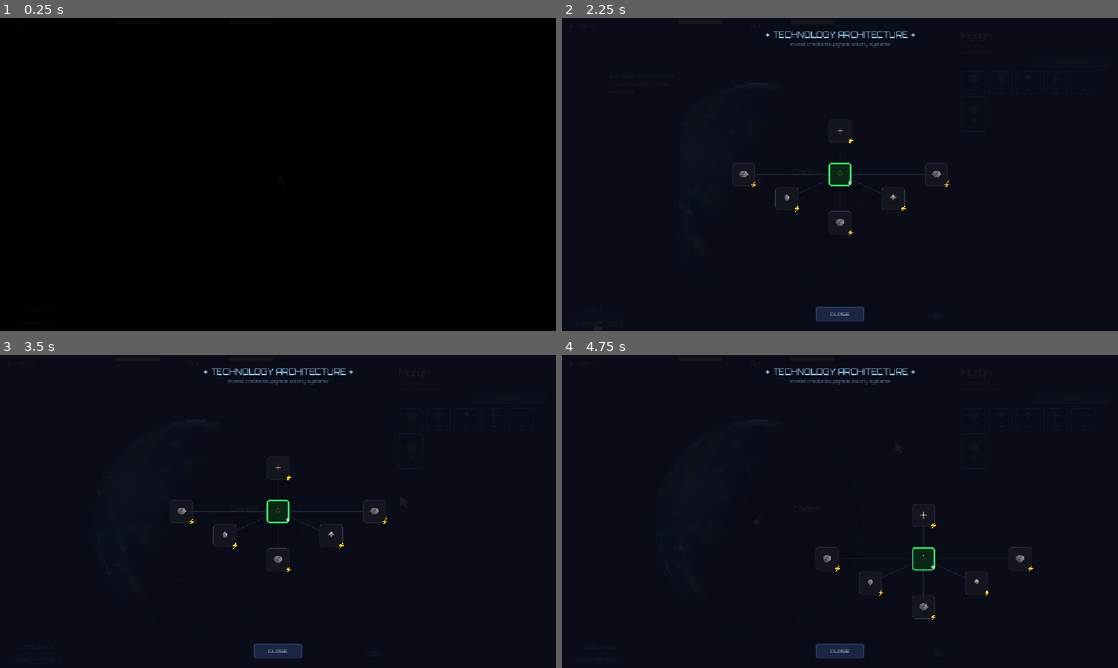
Above: before the commit, frames 1-4 (two rows, left to right).
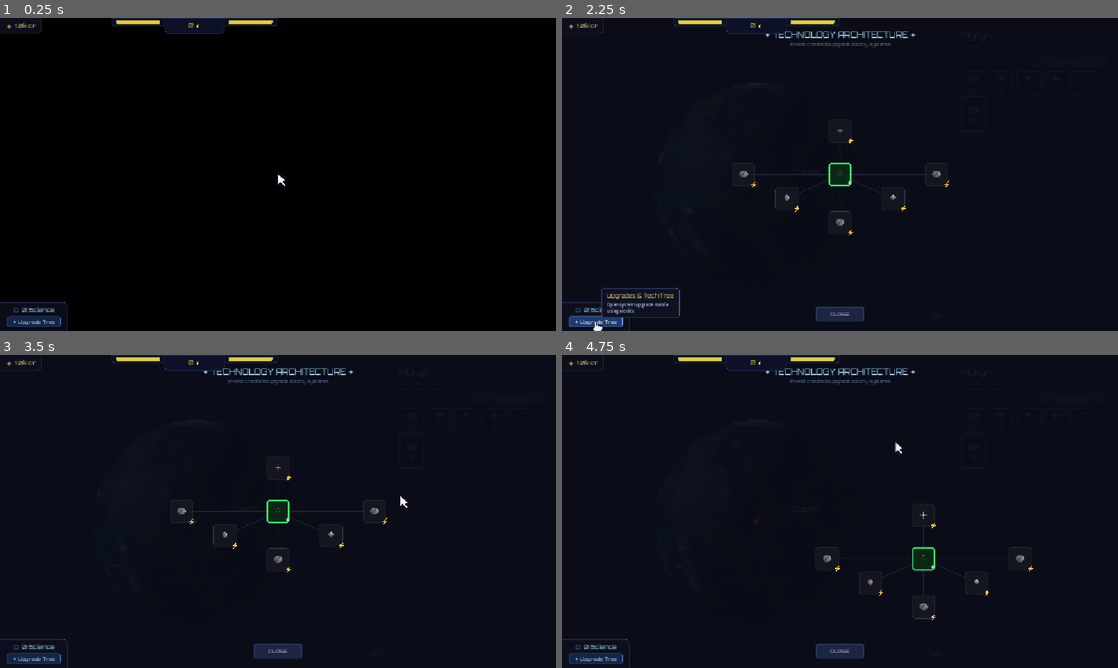
Above: after the commit, the same moments.

Repository: Sasete/Voidle
Game: Godot game, scene res://scenes/galaxy/GalaxyView.tscn
Two runs of this game, one before a commit and one after it. Both use one fixed random seed, a clock stepped at 60 frames per second and the inputs below.
Inputs (mouse positions are in pixels of both pictures, inside the frame that each line leads up to):
- Up to frame 1 (0.25 s): no input
- Up to frame 2 (2.25 s): click "DETAILS" at 0.5 s; click "INVENTORY" at 1.25 s; click "✦ Upgrade Tree" at 2 s
- Up to frame 3 (3.5 s): tap Enter at 2.75 s; move the mouse to (400, 495) at 2.77 s; hold Up from 2.78 s (still down); tap C at 2.85 s; click (400, 495) at 2.92 s
- Up to frame 4 (4.75 s): release Up at 3.5 s; tap Space at 3.5 s; drag from (728, 527) to (812, 574) at 3.52 s; move the mouse to (895, 442) at 4.27 s; hold Up from 4.28 s (still down); tap C at 4.35 s; click (895, 442) at 4.42 s

The runs differ from the first frame. In frame 1, 2.0% of the frame differs, in the area x 0-52%, y 0-100%; in frame 2, 1.3%; in frame 3, 1.0%; in frame 4, 1.0%.

Commit message:
Almost ready for contents

Diff:
--- a/resources/districts/space_station_district.tres
+++ b/resources/districts/space_station_district.tres
@@ -12,6 +12,6 @@
 base_cost = 800.0
 construction_duration = 30.0
 is_orbital = true
-max_per_planet = 1
+max_per_planet = 2
 building_ids = Array[String]([])
 name_pool = Array[String](["Alpha Station", "Beta Station", "Orbital Hub", "Outpost Prime", "Helix Platform", "Apex Outpost", "Zenith Base"])
--- a/scripts/planetary/OrbitalLayer.gd
+++ b/scripts/planetary/OrbitalLayer.gd
@@ -621,12 +621,12 @@
 	for poi: POIData in pd.custom_pois:
 		if not poi.is_orbital():
 			continue
+		if poi.constructing:
+			continue   # hidden while rocket is in flight; deploy anim plays on arrival
 		var is_selected: bool = poi.label == _selected_station
 		var is_hovered:  bool = poi.label == _hovered_station
 		var col: Color
-		if poi.constructing:
-			col = Color(0.70, 0.70, 0.35, 0.75)
-		elif is_selected:
+		if is_selected:
 			col = Color(1.0, 0.92, 0.30, 1.0)   # gold — matches ship selected
 		elif is_hovered:
 			col = Color(1.0, 0.95, 0.5, 0.90)
--- a/scripts/planetary/PlanetaryView.gd
+++ b/scripts/planetary/PlanetaryView.gd
@@ -25,6 +25,8 @@
 ## Tracks which district POI is currently shown in the district panel.
 ## Used by _on_building_constructed to refresh panel without DOM traversal.
 var _active_district_poi: POIData = null
+var _top_tab_active: String = "DETAILS"    # "DETAILS" or "INVENTORY"
+var _inner_tab_active: String = "SURFACE"  # "SURFACE" or "ORBITAL"
 var _overview_energy_val: Label = null   # kept for live energy updates
 var _orbital_layer: OrbitalLayer = null
 var _mission_builder_overlay: Control = null  # non-null while Mission Builder is open
@@ -209,6 +211,9 @@
 			_back_charge = 0
 
 func load_planet(data: PlanetData) -> void:
+	if current_data == null or current_data.seed != data.seed:
+		_top_tab_active   = "DETAILS"
+		_inner_tab_active = "SURFACE"
 	current_data = data
 	_active_district_poi = null   # clear stale reference on planet switch
 	_open_mineral_switchers.clear()
@@ -492,7 +497,6 @@
 	poi.construct_duration = def.construction_duration
 
 	if def.is_orbital:
-		# Temp orbit params; _finish_rocket_anim will overwrite with analytically-computed values
 		var rng := RandomNumberGenerator.new()
 		rng.seed = data.seed ^ 0xC4F3A1
 		poi.orbit_angle       = rng.randf_range(0.0, TAU)
@@ -502,9 +506,23 @@
 		poi.orbit_radius      = 1.06
 		poi.light_intensity   = 0.0
 		poi.manual_position   = true
+		# Pick a surface district as the launch pad (prefer Capital, else first surface POI)
+		var surface_pois_launch: Array[POIData] = []
+		for p: POIData in data.custom_pois:
+			if not p.is_orbital() and not p.constructing:
+				surface_pois_launch.append(p)
+		var launch_poi: POIData = null
+		for p: POIData in surface_pois_launch:
+			if p.label.to_lower().contains("capital"):
+				launch_poi = p; break
+		if launch_poi == null and not surface_pois_launch.is_empty():
+			launch_poi = surface_pois_launch[0]
+		# Rotate planet to face the launch pad, then start rocket
+		if launch_poi != null:
+			_rotate_to_lon(launch_poi.lon_deg, 0.5)
+		# Add immediately so panel shows "Constructing"; OrbitalLayer skips constructing=true pois
 		data.custom_pois.append(poi)
-		# Launch animation plays; _finish_rocket_anim sets final orbit params on poi
-		_play_rocket_animation(data.seed, null, func() -> void:
+		_play_rocket_animation(data.seed, launch_poi, func() -> void:
 			poi.constructing = false
 			GameState.planet_progress_changed.emit(data.seed),
 			"", "Pioneer", "station", {}, "", "", "", 0, false, [], poi)
@@ -1994,8 +2012,8 @@
 	var top_tab_row := HBoxContainer.new()
 	top_tab_row.add_theme_constant_override("separation", 0)
 	root.add_child(top_tab_row)
-	var planet_tab_btn:    Button = _make_overview_tab_btn("DETAILS",   true)
-	var inventory_tab_btn: Button = _make_overview_tab_btn("INVENTORY", false)
+	var planet_tab_btn:    Button = _make_overview_tab_btn("DETAILS",   _top_tab_active == "DETAILS")
+	var inventory_tab_btn: Button = _make_overview_tab_btn("INVENTORY", _top_tab_active == "INVENTORY")
 	top_tab_row.add_child(planet_tab_btn)
 	top_tab_row.add_child(inventory_tab_btn)
 
@@ -2063,15 +2081,20 @@
 	# Tab switching
 	planet_tab_btn.toggled.connect(func(on: bool) -> void:
 		if on:
+			_top_tab_active = "DETAILS"
 			inventory_tab_btn.button_pressed = false
 			planet_page.visible  = true
 			inv_scroll.visible   = false)
 	inventory_tab_btn.toggled.connect(func(on: bool) -> void:
 		if on:
+			_top_tab_active = "INVENTORY"
 			planet_tab_btn.button_pressed = false
 			planet_page.visible  = false
 			inv_scroll.visible   = true
 			_build_inv_grid.call())
+	# Restore correct visibility based on saved state
+	planet_page.visible = (_top_tab_active == "DETAILS")
+	inv_scroll.visible  = (_top_tab_active == "INVENTORY")
 
 	_overview_energy_val = null  # energy shown in top-center HUD
 
@@ -2224,8 +2247,8 @@
 	tab_row.add_theme_constant_override("separation", 0)
 	planet_page.add_child(tab_row)
 
-	var dist_btn:    Button = _make_overview_tab_btn("SURFACE", true)
-	var orbital_btn: Button = _make_overview_tab_btn("ORBITAL", false)
+	var dist_btn:    Button = _make_overview_tab_btn("SURFACE", _inner_tab_active == "SURFACE")
+	var orbital_btn: Button = _make_overview_tab_btn("ORBITAL", _inner_tab_active == "ORBITAL")
 	tab_row.add_child(dist_btn)
 	tab_row.add_child(orbital_btn)
 
@@ -2272,14 +2295,19 @@
 	# ── Tab switching ─────────────────────────────────────────────────────────
 	dist_btn.toggled.connect(func(on: bool) -> void:
 		if on:
+			_inner_tab_active = "SURFACE"
 			orbital_btn.button_pressed = false
 			dist_scroll.visible = true
 			orb_scroll.visible  = false)
 	orbital_btn.toggled.connect(func(on: bool) -> void:
 		if on:
+			_inner_tab_active = "ORBITAL"
 			dist_btn.button_pressed = false
 			dist_scroll.visible = false
 			orb_scroll.visible  = true)
+	# Restore correct visibility based on saved state
+	dist_scroll.visible = (_inner_tab_active == "SURFACE")
+	orb_scroll.visible  = (_inner_tab_active == "ORBITAL")
 
 	root.size_flags_vertical = Control.SIZE_EXPAND_FILL
 
--- a/scripts/solar/OrbitLines.gd
+++ b/scripts/solar/OrbitLines.gd
@@ -21,17 +21,31 @@
 		var rx: float    = orbit_radii[i]
 		var ry: float    = rx * y_ratio
 		var alpha: float = lerp(0.60, 0.20, float(i) / float(max(count - 1, 1)))
-		var pts := PackedVector2Array()
-		for j in 97:
-			var a: float = float(j) / 96.0 * TAU
-			var is_front: bool = sin(a) >= 0.0
+		var col := Color(0.50, 0.62, 0.88, alpha)
 
-			if draw_mode == DrawMode.BACK and is_front:
-				continue
-			if draw_mode == DrawMode.FRONT and not is_front:
-				continue
-
-			pts.append(Vector2(cos(a) * rx, sin(a) * ry))
-
-		if pts.size() > 1:
-			draw_polyline(pts, Color(0.50, 0.62, 0.88, alpha), 1.0, false)
+		if draw_mode == DrawMode.FULL:
+			var pts := PackedVector2Array()
+			for j in 97:
+				var a: float = float(j) / 96.0 * TAU
+				pts.append(Vector2(cos(a) * rx, sin(a) * ry))
+			if pts.size() > 1:
+				draw_polyline(pts, col, 1.0, false)
+		else:
+			# Split orbit into continuous segments; include boundary points in both
+			# segments so there is no gap at the front/back seam.
+			var seg := PackedVector2Array()
+			for j in 193:
+				var a: float = float(j) / 192.0 * TAU
+				var s: float = sin(a)
+				var is_front: bool = s >= 0.0
+				var want: bool = (draw_mode == DrawMode.FRONT) == is_front
+				var on_boundary: bool = absf(s) < 0.0001
+				if want or on_boundary:
+					seg.append(Vector2(cos(a) * rx, s * ry))
+				if (not want and not on_boundary) or j == 192:
+					if seg.size() > 1:
+						draw_polyline(seg, col, 1.0, false)
+					seg.clear()
+					# Re-add the last boundary point to start the next segment cleanly
+					if on_boundary:
+						seg.append(Vector2(cos(a) * rx, s * ry))
--- a/scripts/system/CursorManager.gd
+++ b/scripts/system/CursorManager.gd
@@ -42,7 +42,7 @@
 
 	# CanvasLayer on top of everything
 	_layer          = CanvasLayer.new()
-	_layer.layer    = 128
+	_layer.layer    = 500
 	_layer.name     = "CursorLayer"
 	add_child(_layer)
 
--- a/scripts/system/DevConsole.gd
+++ b/scripts/system/DevConsole.gd
@@ -2,10 +2,11 @@
 ## Type "help" for a list of commands.
 extends CanvasLayer
 
-var _panel:    Control
-var _log:      RichTextLabel
-var _field:    LineEdit
-var _orbitron: Font
+var _panel:        Control
+var _top_spacer:   Control
+var _log:          RichTextLabel
+var _field:        LineEdit
+var _orbitron:     Font
 var _history:  Array[String] = []
 var _hist_idx: int = -1
 var _open:     bool = false
@@ -34,12 +35,18 @@
 	_panel.anchor_top    = 0.0
 	_panel.anchor_bottom = 0.0
 	_panel.grow_vertical = Control.GROW_DIRECTION_END
+	_panel.offset_top    = 0.0
 	_panel.offset_bottom = 320.0
 	add_child(_panel)
 
 	var vbox := VBoxContainer.new()
 	vbox.add_theme_constant_override("separation", 4)
 	_panel.add_child(vbox)
+
+	# Spacer that will be sized to credits panel height at open time
+	_top_spacer = Control.new()
+	_top_spacer.mouse_filter = Control.MOUSE_FILTER_IGNORE
+	vbox.add_child(_top_spacer)
 
 	# Title bar
 	var title := Label.new()
@@ -128,6 +135,14 @@
 	_open = not _open
 	_panel.visible = _open
 	if _open:
+		# Background from top; spacer pushes content below credits panel
+		var hud: Node = get_node_or_null("/root/HUDManager")
+		var top_pad: float = 4.0
+		if hud and hud.get("credits_panel") and is_instance_valid(hud.credits_panel):
+			top_pad = hud.credits_panel.size.y + 2.0
+		_panel.offset_top    = 0.0
+		_panel.offset_bottom = 320.0
+		_top_spacer.custom_minimum_size = Vector2(0, top_pad)
 		_field.grab_focus()
 		_field.text = ""
 		_hist_idx = -1
--- a/scripts/system/HUDManager.gd
+++ b/scripts/system/HUDManager.gd
@@ -24,7 +24,7 @@
 	return "%.0f cr" % val
 
 func _ready() -> void:
-	layer = 120
+	layer = 210
 	_orbitron = load("res://Fonts/Orbitron-VariableFont_wght.ttf")
 
 	var panel := PanelContainer.new()
--- a/scripts/system/TooltipManager.gd
+++ b/scripts/system/TooltipManager.gd
@@ -8,10 +8,10 @@
 var _spacer:     Control
 var _orbitron:   Font
 var _visible:    bool  = false
-var _hide_timer: float = 0.0   # seconds remaining before hide fires
+var _hide_timer: float = 0.0
 
 func _ready() -> void:
-	layer = 150
+	layer = 300
 	_orbitron = load("res://Fonts/Orbitron-VariableFont_wght.ttf")
 
 	_panel = PanelContainer.new()
@@ -97,15 +97,20 @@
 		return
 	if not _visible:
 		return
+	# get_combined_minimum_size() is synchronous — no frame delay needed
+	var sz  := _panel.get_combined_minimum_size()
+	var pw  := sz.x
+	var ph  := sz.y
+	if pw <= 1.0 or ph <= 1.0:
+		return
 	var mouse := get_viewport().get_mouse_position()
 	var vp    := get_viewport().get_visible_rect().size
-	var pw: float = _panel.size.x
-	var ph: float = _panel.size.y
 	var pos := mouse + Vector2(10, -ph - 8.0)
 	if pos.x + pw > vp.x: pos.x = vp.x - pw - 4.0
 	if pos.x < 4.0:       pos.x = 4.0
 	if pos.y < 4.0:       pos.y = mouse.y + 14.0
 	_panel.position = pos
+	_panel.visible  = true
 
 ## Show a tooltip.
 ## body: String or Array — Array elements may be String or ImageTexture (rendered inline).
@@ -145,10 +150,9 @@
 	if has_cost:
 		_cost_lbl.text = "\n".join(cost_lines)
 
-	_panel.visible = true
-	_hide_timer    = 0.0   # cancel any pending hide
+	_panel.visible = false
+	_hide_timer    = 0.0
 	_visible       = true
-	_panel.reset_size()    # shrink to content next frame
 
 func set_cost_color(c: Color) -> void:
 	_cost_lbl.add_theme_color_override("font_color", c)
